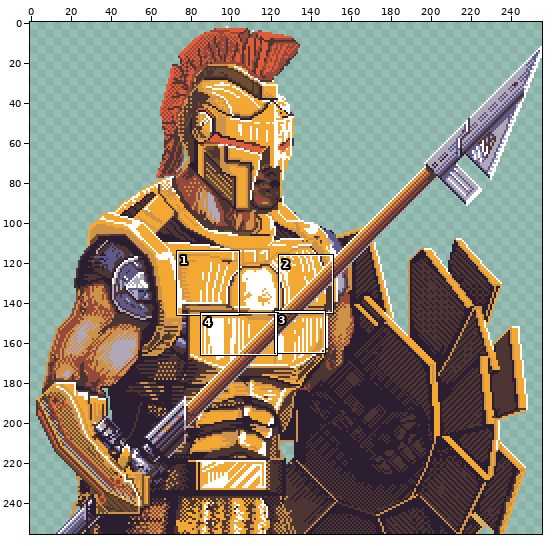
One commit to this sprite sheet: src/GameContent/Content/Sprites/GameObjects/Characters/Heroes/Hoplite/Portrait.png. The first picture is a wide view before the edit; the outline marks the close-up.
Close-up. The starting point:
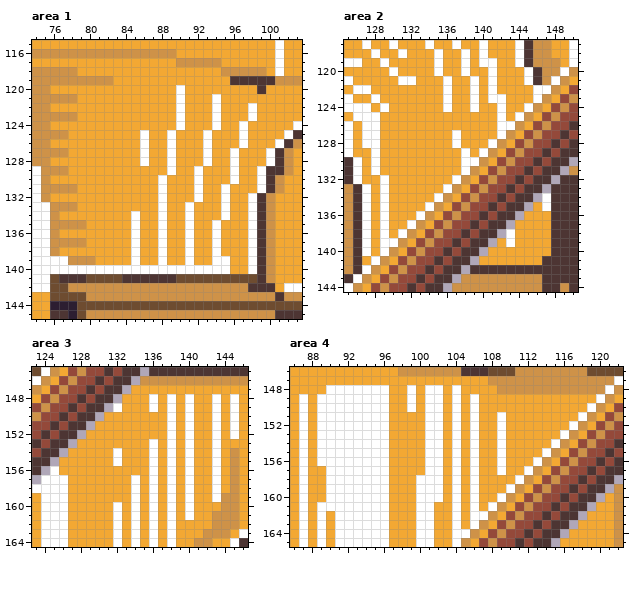
The file is 256x256 pixels. Colours within 5 levels of each other are drawn and written as one. Shown: area 1: x 74..103, y 115..145; area 2: x 125..150, y 117..144; area 3: x 123..146, y 145..164; area 4: x 86..122, y 146..165.
The same view after the edit:
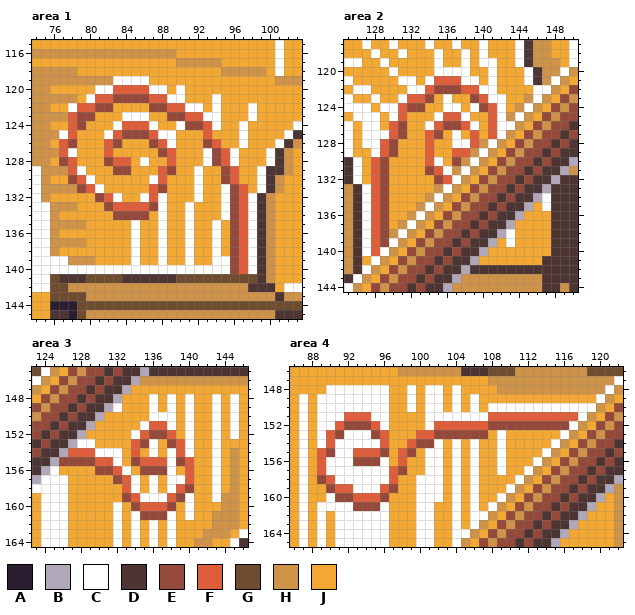
Palette (. is transparent): A #2c1e31  B #b0a7b8  C #ffffff  D #4d3533  E #94493a  F #de5d3a  G #6e4c30  H #ce9248  J #f3a833
Commit: Add body symbols
What changed:
Area 1:
y 119: x 83..86 JJJJ -> CCCC; x 96..100 DDDDD -> JJJJJ
y 120: x 81..88 JJJJJJJJ -> CCFFFFCC; x 99 D -> J
y 121: x 80..89 JJJJJJJJJJ -> CFFEEEEFFC
y 122: x 78..82 JJJJJ -> CFFEE; x 87..92 JJJCJJ -> EEFFCC
y 123: x 78..80 HJJ -> FEE; x 84..86 JJJ -> CCC; x 89..93 JCJJJ -> EEFFC
y 124: x 78..79 JJ -> FE; x 83..87 JJJJJ -> CFFFC; x 91..93 JJJ -> EEF
y 125: x 77..78 HJ -> CF; x 82..88 JJJJCJJ -> CFEEEFC; x 93 C -> F
y 126: x 77..78 JJ -> FE; x 82..83 JJ -> FE; x 86..88 CJJ -> JEF; x 93..94 CJ -> EF
y 127: x 77..78 HJ -> FC; x 82 J -> F; x 86 C -> J; x 88..89 JC -> EF; x 94..95 JJ -> EF
y 128: x 77..78 JJ -> EF; x 82..84 JJJ -> EFF; x 89 C -> F; x 94..95 JJ -> EF
y 129: x 78..79 JJ -> FC; x 83..84 JJ -> EE; x 88..89 JC -> FE; x 95..96 JC -> EF
y 130: x 78..80 JJJ -> EFC; x 87..88 JC -> CF; x 95..96 JC -> EF
y 131: x 79..81 JJJ -> EFC; x 87..88 JC -> FE; x 96..97 JJ -> EF
y 132: x 81..83 JJJ -> EFC; x 86..87 JJ -> CF; x 96..97 JJ -> EF
y 133: x 82..87 JJJJJJ -> EFFFFE; x 96..97 JJ -> EF
y 134: x 83..86 JJCJ -> EEEE; x 96..97 JJ -> EF
y 135..140: x 96..97 JJ -> EF
Area 2:
y 120: x 136..137 JJ -> CC
y 121: x 134..138 JJCJJ -> CFFFC
y 122: x 132..140 JJJJCJJCJ -> CCFEEEFFC
y 123: x 131..134 JJJJ -> CFFE; x 139..140 CJ -> EF; x 145 J -> H
y 124: x 130..133 JJJJ -> CFEE; x 137 J -> C; x 140..141 JJ -> EF; x 144 J -> H
y 125: x 130..131 JJ -> CF; x 135..138 JJJJ -> CFFC; x 141 J -> F; x 143 J -> H
y 126: x 130..131 JJ -> FE; x 134..139 JJJJJJ -> CFEEFC; x 141 J -> F
y 127: x 129..131 JJJ -> CFE; x 134..135 JJ -> FE; x 139 J -> F; x 141 J -> F
y 128: x 129..130 JJ -> FE; x 134 J -> F; x 138..140 JJJ -> CFH
y 129: x 129..130 JJ -> FE; x 134 J -> F; x 137..139 JCJ -> FFH
y 130: x 128..129 CJ -> FE; x 134..135 JJ -> FC; x 137..138 JC -> EH
y 131: x 128..129 CJ -> FE; x 134..137 JJJJ -> EFCH
y 132: x 128..129 JC -> FE; x 135..136 JJ -> EF
y 133: x 128..129 JC -> FE; x 135 J -> H
y 134: x 128..129 JC -> FE; x 134 J -> H
y 135: x 128..129 JC -> FE; x 133 J -> H
y 136: x 128..129 JC -> FE; x 132 J -> H
y 137: x 128..129 JC -> FE; x 131 J -> H
y 138: x 128..130 JCJ -> FEH
y 139: x 128..129 JC -> FE
y 140: x 128 J -> F
Area 3:
y 150: x 136..137 JJ -> CC
y 151: x 135..137 JJJ -> CFF
y 152: x 134..138 JJJJC -> CFEEF
y 153: x 128..129 JJ -> CC; x 134..135 JJ -> FE; x 138..139 CJ -> EF
y 154: x 127..131 JJJJJ -> FFFCC; x 134 J -> F; x 139 J -> F
y 155: x 126..131 JJJJJJ -> EEEEFF; x 134..137 JJCJ -> EFFF; x 139..140 JC -> EF
y 156: x 130..133 JJJJ -> EEFC; x 135..137 JCJ -> EEE; x 140 C -> F
y 157: x 132..133 JJ -> EF; x 139..140 JC -> CF
y 158: x 133 J -> F; x 139..140 JC -> FE
y 159: x 133..135 JCJ -> EFC; x 137..139 JCJ -> CFE
y 160: x 134..138 CJCJC -> EFFFE
y 161: x 135..137 JCJ -> EEE
Area 4:
y 150: x 108..118 JJJJJJJJJJJ -> CCCCCCCCCCC
y 151: x 92..94 CCC -> FFF; x 103 J -> C; x 105 J -> C; x 107..117 JJCJJJJJJJJ -> CFFFFFFFFFF
y 152: x 91..95 CCCCC -> FEEEF; x 102..116 CJCJCJJCJJJJJJJ -> FFFFFFEEEEEEEEE
y 153: x 90..91 CC -> FE; x 95..96 CC -> EF; x 100..107 JCCJCJCJ -> FFEEEEEE
y 154: x 90 C -> F; x 96 C -> F; x 99..101 JJC -> FEE
y 155: x 89..90 CC -> FE; x 93..96 CCCC -> FFFE; x 98..99 JJ -> FE
y 156: x 89 C -> F; x 93..95 CCC -> EEE; x 98 J -> F
y 157: x 89 J -> F; x 97..98 JJ -> FE
y 158: x 89..90 JC -> EF; x 97 J -> F
y 159: x 90..92 CCC -> EFF; x 96..97 CJ -> FE
y 160: x 91..96 CCCCCC -> EEFFFE
y 161: x 93..95 CCC -> EEE
